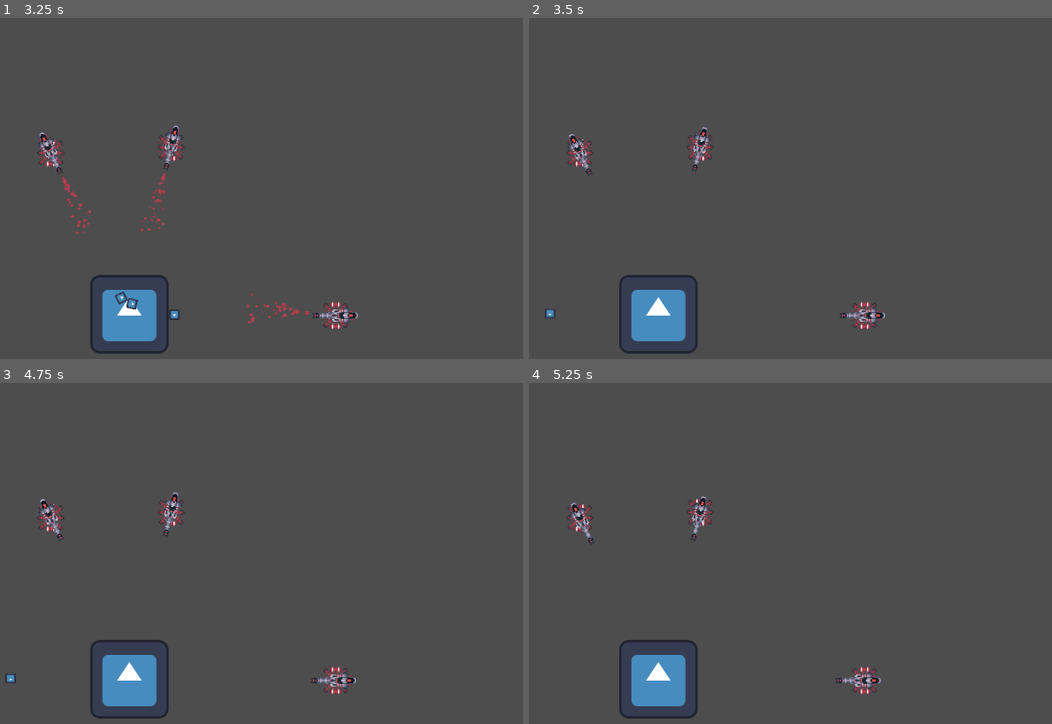
Above: before the commit, frames 1-4 (two rows, left to right).
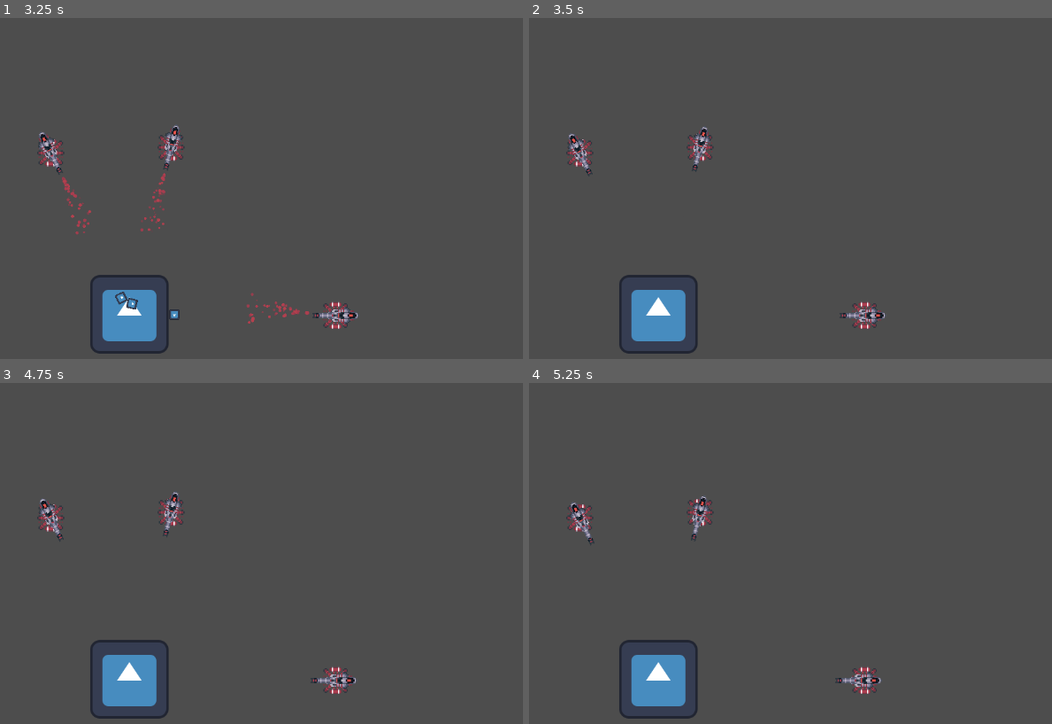
Above: after the commit, the same moments.

Repository: SpaceyLake/LDJAM54-Pack_Your_Ship
Game: Godot game, scene res://test.tscn
Same seed, same stepped clock (60 frames per second), same inputs: the game is played once before the commit and once after it. The engine's default icon, where the game draws it, is replaced by a stand-in: a white triangle on a blue panel in a dark square.
Inputs (mouse positions are in pixels of both pictures, inside the frame that each line leads up to):
- Up to frame 1 (3.25 s): tap Enter (ui_accept) at 0.5, 0.77, 1.52, 3.02 s; move the mouse to (397, 178) at 0.52 s; move the mouse to (99, 215) at 1.27 s; move the mouse to (313, 110) at 2.02 s; move the mouse to (209, 277) at 2.77 s
- Up to frame 2 (3.5 s): no input
- Up to frame 3 (4.75 s): move the mouse to (455, 621) at 3.52 s; tap Enter (ui_accept) at 3.77, 4.25, 4.52 s; move the mouse to (31, 502) at 4.27 s
- Up to frame 4 (5.25 s): move the mouse to (806, 560) at 5.02 s

Frame 1 is identical in both runs. In frame 2, less than 0.1% of the frame differs, in the area x 3-6%, y 85-89%; in frame 3, less than 0.1%, in the area x 1-4%, y 85-89%; in frame 4, nothing differs.
Error before the commit: Invalid access to property or key 'timeout' on a base object of type 'Nil'. (res://scripts/components/projectile.gd:13)

Commit message:
Improved bullet fix

Diff:
--- a/scenes/components/projectiles/laser_projectile.tscn
+++ b/scenes/components/projectiles/laser_projectile.tscn
@@ -6,10 +6,12 @@
 
 [sub_resource type="CircleShape2D" id="CircleShape2D_0xabt"]
 
-[node name="laser_projectile" type="Node2D" node_paths=PackedStringArray("attack")]
+[node name="laser_projectile" type="Node2D" node_paths=PackedStringArray("attack", "sprite", "timer")]
 script = ExtResource("1_3b1us")
 attack = NodePath("AttackComponent2D")
 speed = 1000.0
+sprite = NodePath("Sprite2D")
+timer = NodePath("Timer")
 
 [node name="Sprite2D" type="Sprite2D" parent="."]
 scale = Vector2(0.13, 0.13)
@@ -21,3 +23,5 @@
 
 [node name="CollisionShape2D" type="CollisionShape2D" parent="AttackComponent2D"]
 shape = SubResource("CircleShape2D_0xabt")
+
+[node name="Timer" type="Timer" parent="."]
--- a/scripts/components/projectile.gd
+++ b/scripts/components/projectile.gd
@@ -6,7 +6,7 @@
 @export var target: Vector2
 @export var sprite: Sprite2D
 @export var particel: GPUParticles2D
-var timer:Timer
+@export var timer:Timer
 
 func _ready():
 	attack.hit.connect(Callable(self,"on_hit"))
@@ -20,4 +20,5 @@
 
 func on_hit():
 	timer.start(1)
-	sprite.visible = false
+	if sprite != null:
+		sprite.visible = false
